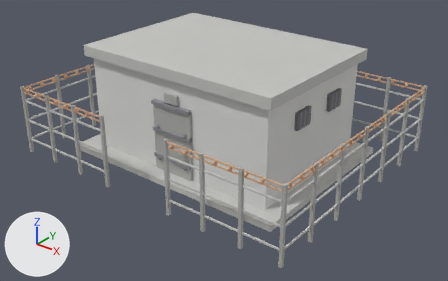
One commit to the glTF model tools/models3d/out/vezeni.glb: the scene before it, then after it.
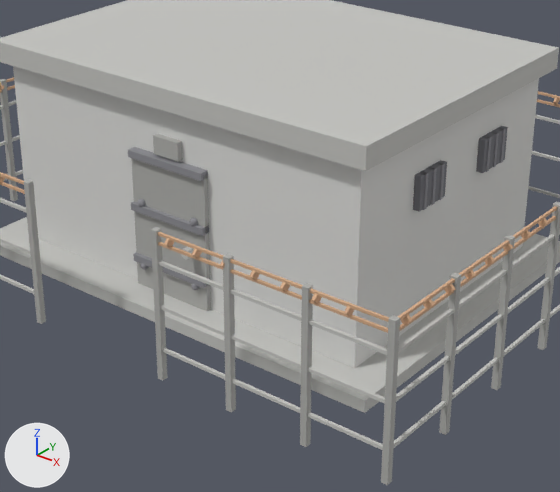
Old and new are each drawn whole from a camera (50 mm lens) standing at (12.08, -15.12, 9.77) and looking at (0.35, -0.46, 0.68) and again close up on the part from 19% to 82% of the width and 9% to 97% of the height. Lighting does not change. The marker at lower left points along +X, +Y and +Z. The last two pictures show the newer version. Vertices at exactly the same position are counted once.

Names of what the first close-up shows: 'Vezeni_black', 'Vezeni_dark', 'Vezeni_grey', 'Vezeni_grey3', 'Vezeni_grey4', 'Vezeni_rust'.
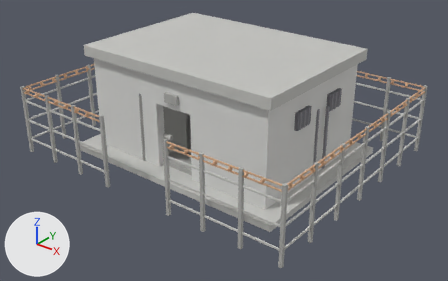
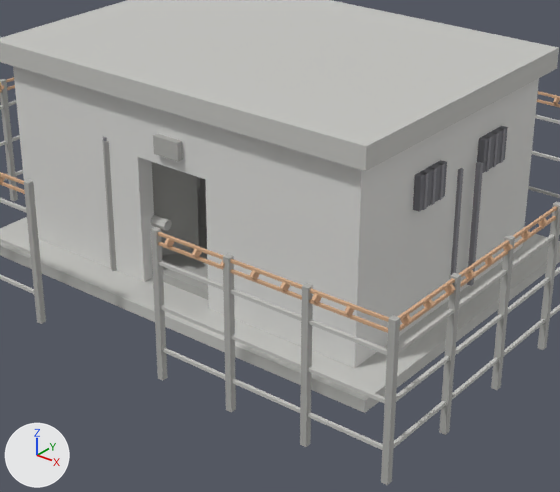
Location of each change, (x1, y1, x2, y2) in pixels of the close-ups (560 x 492 px; the box of a moved part takes in the faces that stretch with it):
'Vezeni_dark', reshaped
    before: (128, 128, 506, 290)
    after: (103, 128, 506, 286)
part 1 of me_vezeni_grey4, moved or reshaped
    before: (131, 158, 211, 311)
    after: (102, 140, 199, 271)
part 2 of me_vezeni_dark, deleted
    before: (189, 217, 198, 226)
part 3 of me_vezeni_dark, moved or reshaped (mostly hidden afterwards)
    before: (128, 147, 210, 288)
    after: (103, 136, 107, 141)
part 4 of me_vezeni_dark, moved or reshaped (not visible before)
    after: (451, 162, 483, 286)

Edits to the bpy script that builds the scene:
```text
Change me_vezeni_grey4:
    where me_vezeni_grey4.from_pydata(...)  # 320 vertices, 480 faces; spans x -5.25..5.25, y -4.25..4.25, z 0.0..3.05
    used by ob_vezeni_grey4; location = (0.0, 0.0, 0.0)
    me_vezeni_grey4 part 1
    me_vezeni_grey4.vertices[88].co: (-0.75, -2.59, 0.2) -> (-1.37, -2.56, 0.2)  # pixel (138, 283) -> pixel (112, 271)
    me_vezeni_grey4.vertices[89].co: (-0.75, -2.59, 2.5) -> (-1.37, -2.56, 2.5)  # not seen -> pixel (103, 142)
    me_vezeni_grey4.vertices[90].co: (-0.75, -2.37, 0.2) -> (-1.52, -2.47, 0.2)
    me_vezeni_grey4.vertices[91].co: (0.75, -2.37, 0.2) -> (-0.73, -1.2, 0.2)
    me_vezeni_grey4.vertices[92].co: (-0.75, -2.37, 2.5) -> (-1.52, -2.47, 2.5)  # not seen -> pixel (101, 138)
    me_vezeni_grey4.vertices[93].co: (0.75, -2.59, 2.5) -> (-0.58, -1.29, 2.5)  # pixel (203, 176) -> not seen
    me_vezeni_grey4.vertices[94].co: (0.75, -2.59, 0.2) -> (-0.58, -1.29, 0.2)  # pixel (207, 311) -> not seen
    me_vezeni_grey4.vertices[95].co: (0.75, -2.37, 2.5) -> (-0.73, -1.2, 2.5)
Change me_vezeni_dark:
    used by ob_vezeni_dark; location = (0.0, 0.0, 0.0)
    remove me_vezeni_dark.from_pydata(...)  # 504 vertices, 824 faces; spans x -3.63..3.63, y -2.69..2.53, z 0.35..2.78
    add me_vezeni_dark.from_pydata(...)  # 420 vertices, 664 faces; spans x -3.63..3.67, y -2.54..2.53, z 0.35..2.78
    me_vezeni_dark part 2: the loose piece of 42 vertices spanning x 0.48..0.62, y -2.69..-2.55, z 1.63..1.77 is deleted
    me_vezeni_dark part 3: 108 vertices moved from x -0.75..0.75, y -2.69..-2.38, z 0.53..2.56 to x -1.6..-0.6, y -2.54..-1.14, z 0.53..2.56
    me_vezeni_dark part 4: 32 vertices moved from x 1.66..2.94, y -0.64..-0.56, z 0.35..2.45 to x 3.23..3.67, y -0.68..0.54, z 0.35..2.45
    other edits to the shape of me_vezeni_dark do not show in these pictures
```
